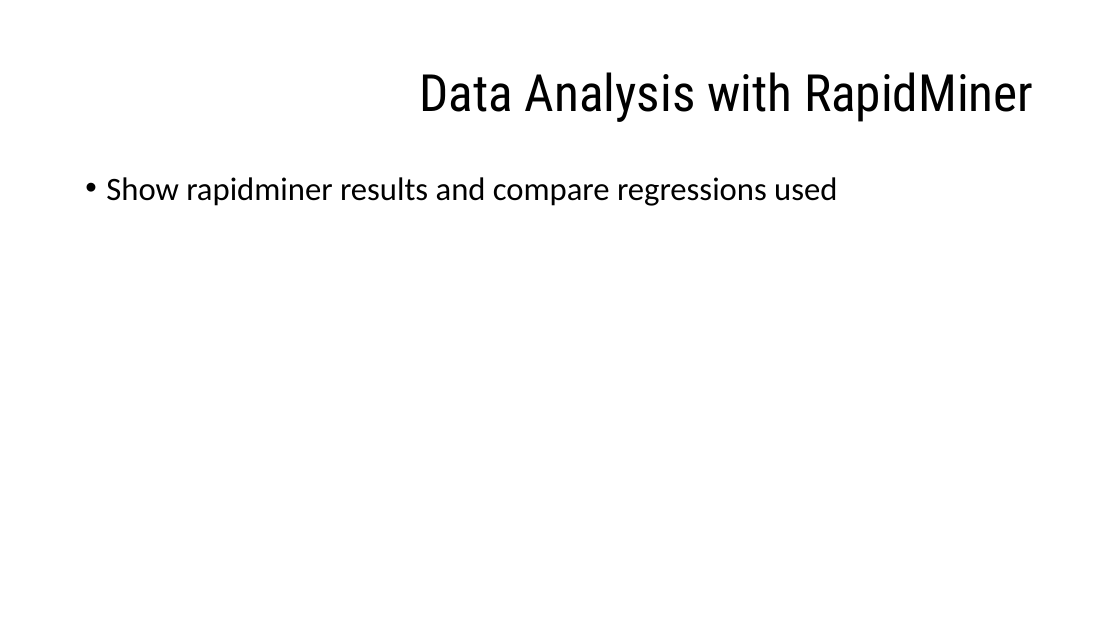
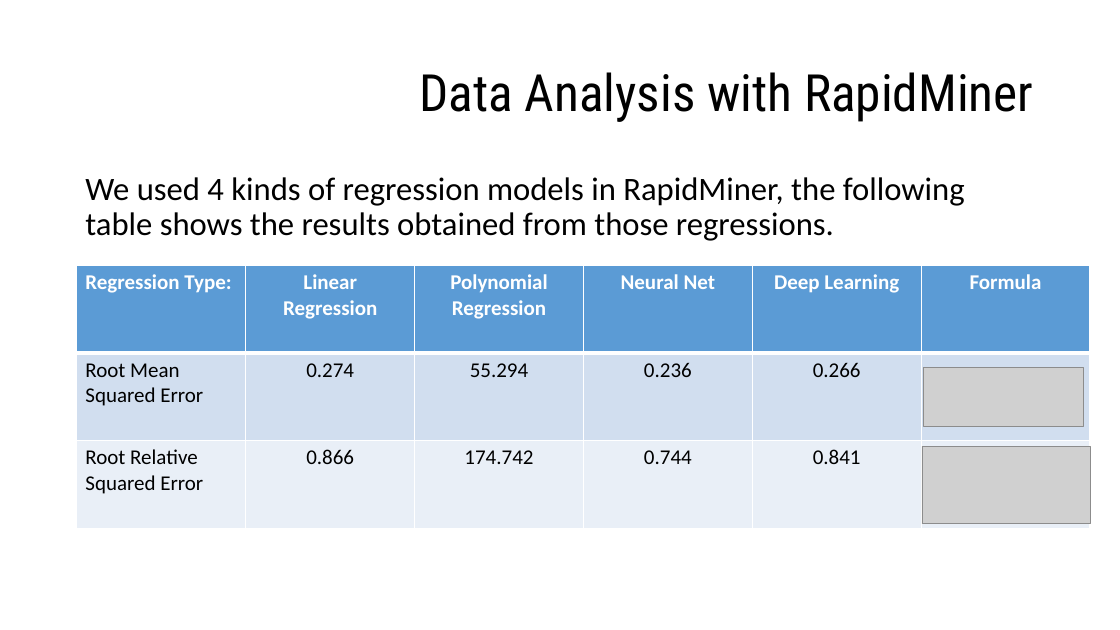
Before and after one commit to EZSPECIAL/AIAD18-19, a slide deck: slide 7 of TP2/docs/report.pptx (slide 5 before the commit). Drawn at 1120x630 pixels with LibreOffice and Linux fonts; fonts in the diff are those of the drawing; grey boxes stand for pictures. Boxes give left, top, right and bottom in pixels: in the first picture for what was removed or moved away, otherwise in the second. Text is boxed around its words. In the diff, an @@ line names an element or a change of style, - is before the commit and + after.

Commit message:
Completed report text / Added pictures used

```diff
--- a/TP2/docs/report.pptx
+++ b/TP2/docs/report.pptx
@@ text at <box>85,177,965,241</box>: text changed @@
-• Show rapidminer results and compare regressions used
+We used 4 kinds of regression models in RapidMiner, the following table shows the results obtained from those regressions.
@@ table added at <box>77,266,1091,528</box>, 3 rows, 6 columns @@
+Regression Type: | Linear Regression | Polynomial Regression | Neural Net | Deep Learning | Formula
+Root Mean Squared Error | 0.274 | 55.294 | 0.236 | 0.266 | 
+Root Relative Squared Error | 0.866 | 174.742 | 0.744 | 0.841 | 
@@ picture added at <box>924,368,1084,427</box> @@
@@ picture added at <box>923,447,1091,524</box> @@
```
Also in this commit, not shown: 4 other slides changed, 6 slides added, 2 slides removed, 7 other files.
